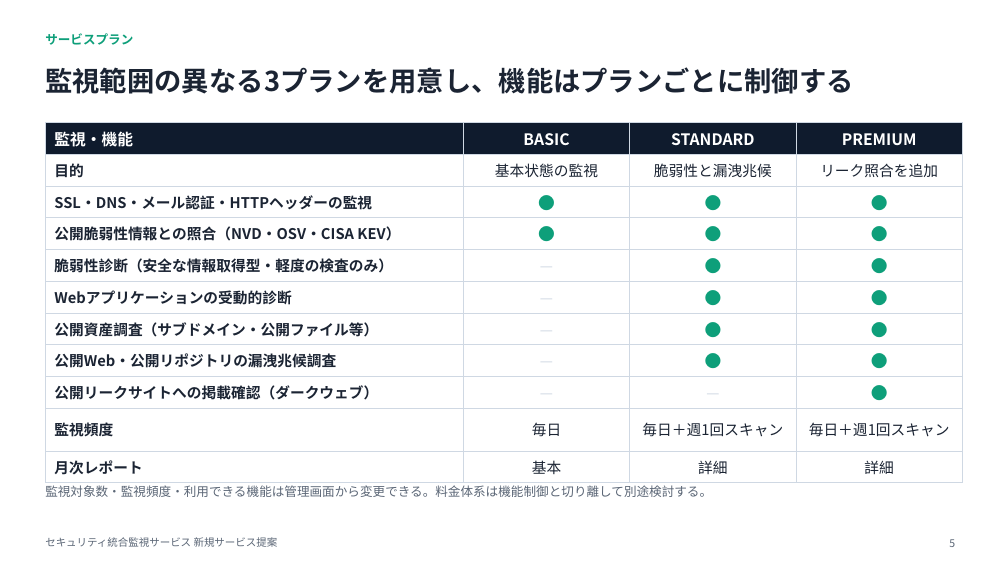
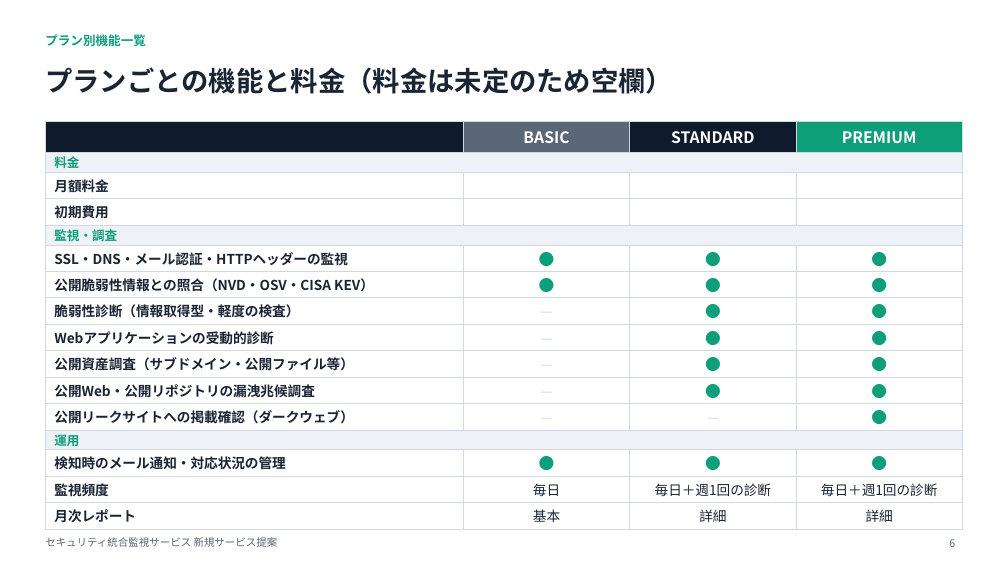
Before and after one commit to hiirocreate/DeepSec, a slide deck: slide 6 of docs/proposal/セキュリティ統合監視サービス_提案資料.pptx (slide 5 before the commit). Drawn at 1008x567 pixels with LibreOffice and Linux fonts; fonts in the diff are those of the drawing. Boxes give left, top, right and bottom in pixels: in the first picture for what was removed or moved away, otherwise in the second. Text is boxed around its words. In the diff, an @@ line names an element or a change of style, - is before the commit and + after.

```diff
--- a/docs/proposal/セキュリティ統合監視サービス_提案資料.pptx
+++ b/docs/proposal/セキュリティ統合監視サービス_提案資料.pptx
@@ text at (45, 34, 146, 46): text changed @@
-サービスプラン
+プラン別機能一覧
@@ title at (45, 67, 673, 94): text changed @@
-監視範囲の異なる3プランを用意し、機能はプランごとに制御する
+プランごとの機能と料金（料金は未定のため空欄）
@@ table at (45, 121, 963, 526) @@
-row 1: 監視・機能 | BASIC | STANDARD | PREMIUM
-row 2: 目的 | 基本状態の監視 | 脆弱性と漏洩兆候 | リーク照合を追加
+row 1:  | BASIC | STANDARD | PREMIUM
+row 2: 料金 |  |  | 
+row 3: 月額料金 |  |  | 
+row 4: 初期費用 |  |  | 
+row 5: 監視・調査 |  |  | 
-row 8, column 1: 脆弱性診断（安全な情報取得型・軽度の検査のみ）
+row 8, column 1: 脆弱性診断（情報取得型・軽度の検査）
-row 10: 監視頻度 | 毎日 | 毎日＋週1回スキャン | 毎日＋週1回スキャン
+row 13: 運用 |  |  | 
+row 14: 検知時のメール通知・対応状況の管理 | ● | ● | ●
+row 15: 監視頻度 | 毎日 | 毎日＋週1回の診断 | 毎日＋週1回の診断
@@ text removed at (45, 485, 712, 497) @@
-監視対象数・監視頻度・利用できる機能は管理画面から変更できる。料金体系は機能制御と切り離して別途検討する。
@@ page number at (949, 539, 955, 547): text changed @@
-5
+6
```
Also in this commit, not shown: 14 other slides changed, 1 slide added.
